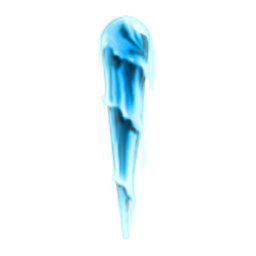
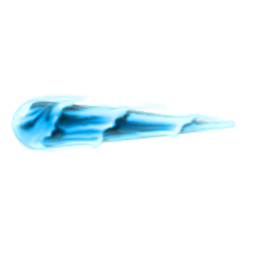
The second 256px x 256px image is a revision of the first. Changes to its layers:
painted on "Layer 5" over (x1=12, y1=16, x2=211, y2=215)
painted on "Layer 4" over (x1=10, y1=14, x2=236, y2=240)
